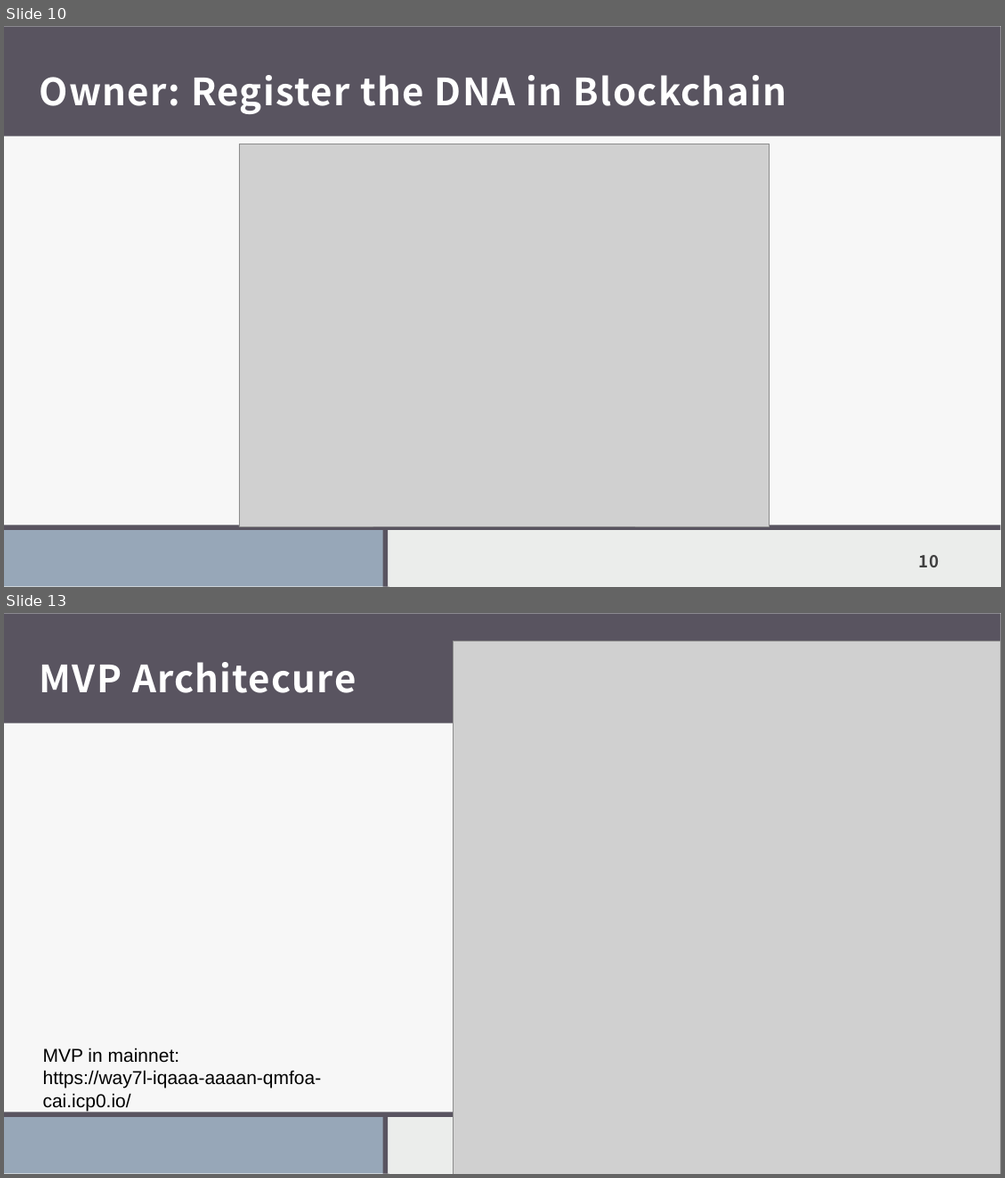
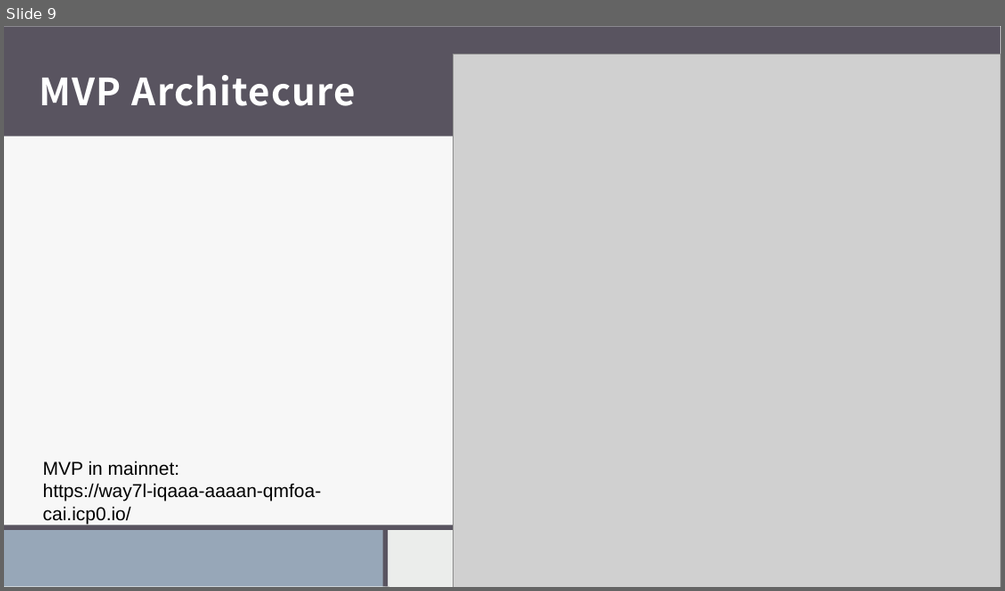
Before and after one commit to RobertoPirrone/digitaltechne, a slide deck: src/docs/presentations/21maggio.pptx. Shown one above the other, each under a label of ours: slides 10 and 13 before the commit, slide 9 after it; the slides between them are not shown. The pictures are 1005x1178 and 1005x591 pixels, drawn with LibreOffice and Linux fonts; fonts in the diff are those of the drawing; grey boxes stand for pictures. Boxes give left, top, right and bottom in pixels: in the first picture for what was removed or moved away, otherwise in the second. Text is boxed around its words. In the diff, an @@ line names an element or a change of style, - is before the commit and + after.

```diff
--- a/src/docs/presentations/21maggio.pptx
+++ b/src/docs/presentations/21maggio.pptx
@@ slide 10 removed at [4,26,1001,587], background #EBEDEB; not listed: 8 template elements that a slide beside it also shows @@
@@ title removed at [40,75,786,114] @@
-Owner: Register the DNA in Blockchain
@@ picture removed at [239,143,769,526] @@
@@ page number removed at [918,555,938,567] @@
-10
@@ what was slide 13 is now slide 9 @@
```
Also in this commit, not shown: 7 slides changed, 1 slide added, 4 other slides removed, 12 other files.
